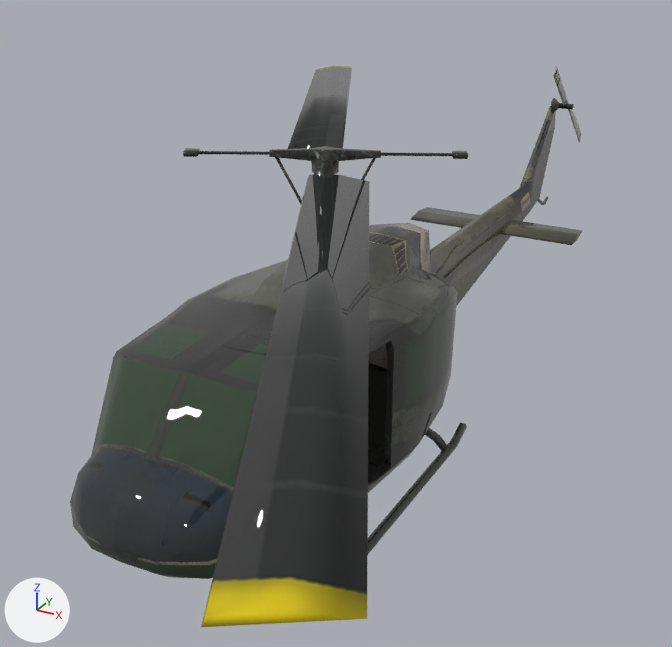
An edit to the FBX model Assets/_Game/Art/Meshes/Helicopter/Helicopter.fbx, drawn before and after from the same camera.
Rendered twice from a camera (50 mm lens) standing at (5.07, -8.96, 6.41) and looking at (-0.47, 1.1, 1.38). Lighting does not change. The marker at lower left points along +X, +Y and +Z. Where no turn or scale is listed for an object, it has been applied to the vertices. Vertices at the same position are counted once.

Objects in the first picture: 'Heli', 'Heli_Blades'.
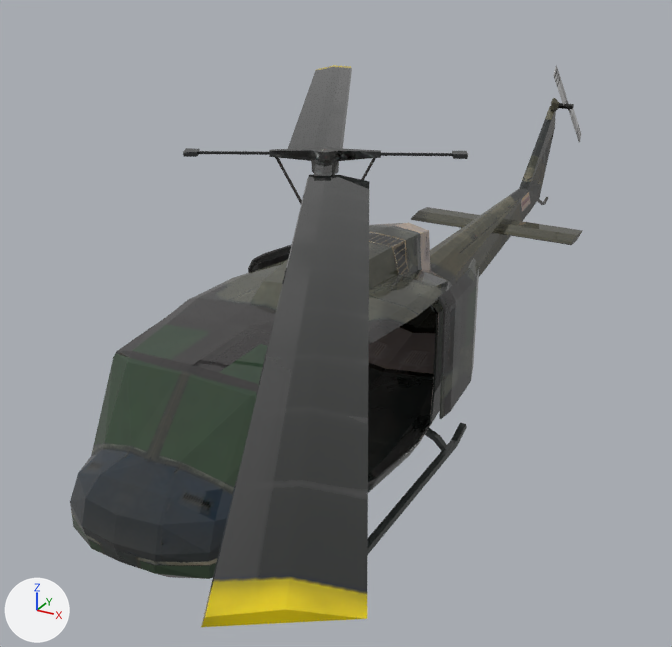
What differs and where, as boxes [x1, y1, x2, y2] in the pictures (672 x 647 px; the box of a moved part takes in the faces that stretch with it):
```json
{"object": "Heli_Blades", "change": "shading changed", "before": [185, 65, 468, 627], "after": [185, 65, 468, 627]}
{"object": "Heli_Door001", "change": "added", "after": [438, 258, 479, 419]}
{"object": "Heli_Door002", "change": "added", "after": [248, 244, 292, 273], "on screen": "black"}
{"part": 2, "of": "me_mesh", "change": "moved or reshaped", "before": [91, 279, 230, 562], "after": [91, 351, 186, 562]}
{"part": 3, "of": "me_mesh", "change": "cut back", "before": [368, 311, 441, 484], "after": [415, 286, 444, 444]}
```

Edits to the scene script, one JSON object a line:
```json
{"block": "me_mesh", "where": "# used by ob_heli; location = (0.0, 0.0, 0.0)"}
{"op": "remove", "block": "me_mesh", "code": "me_mesh.from_pydata(...)  # 867 vertices, 1638 faces; spans x -1.44..1.44, y -3.89..9.1, z 0.01..3.21"}
{"op": "add", "block": "me_mesh", "code": "me_mesh.from_pydata(...)  # 794 vertices, 1516 faces; spans x -1.44..1.44, y -3.89..9.1, z 0.01..3.21"}
{"block": "me_mesh", "change": "me_mesh part 2: 14 vertices moved within x -1.11..-0.23, y -3.57..1.34, z 0.76..2.4; 86 vertices removed from x -1.36..-0.06, y -3.81..1.38, z 0.62..2.42; 51 vertices added at x -1.3..-0.05, y -3.81..1.62, z 0.62..2.42"}
{"block": "me_mesh", "change": "me_mesh part 3: 46 vertices removed from x 1.11..1.36, y -1.42..0.33, z 0.77..2.35; 8 vertices added at x 1.18..1.3, y 0.29..0.45, z 0.72..2.25"}
{"block": "me_mesh_002", "where": "me_mesh_002.from_pydata(...)  # 170 vertices, 158 faces; spans x -3.74..3.74, y -6.65..6.65, z -0.06..1.51"}
{"block": "me_mesh_002", "where": "# used by ob_heli_blades; location = (0.0, 0.0, 2.51)"}
{"block": "me_mesh_002", "change": "me_mesh_002 part 1: its shading normals changed"}
{"op": "add", "block": "me_mesh_003", "code": ["me_mesh_003 = bpy.data.meshes.new('Mesh.003')", "me_mesh_003.from_pydata(...)  # 60 vertices, 116 faces; spans x -0.21..0.18, y -0.93..0.93, z -0.83..0.83", "me_mesh_003.materials.append(mat_material__140)  # picture img_hueytxtr3_png"]}
{"op": "add", "block": "me_mesh_004", "code": ["me_mesh_004 = bpy.data.meshes.new('Mesh.004')", "me_mesh_004.from_pydata(...)  # 60 vertices, 116 faces; spans x -0.18..0.21, y -0.93..0.93, z -0.83..0.83", "me_mesh_004.materials.append(mat_material__140)  # picture img_hueytxtr3_png"]}
{"op": "add", "block": "ob_heli_door001", "code": ["ob_heli_door001 = bpy.data.objects.new('Heli_Door001', me_mesh_003)", "ob_heli_door001.location = (1.25, 1.28, 1.54)"]}
{"op": "add", "block": "ob_heli_door002", "code": ["ob_heli_door002 = bpy.data.objects.new('Heli_Door002', me_mesh_004)", "ob_heli_door002.location = (-1.25, 1.28, 1.54)"]}
```
